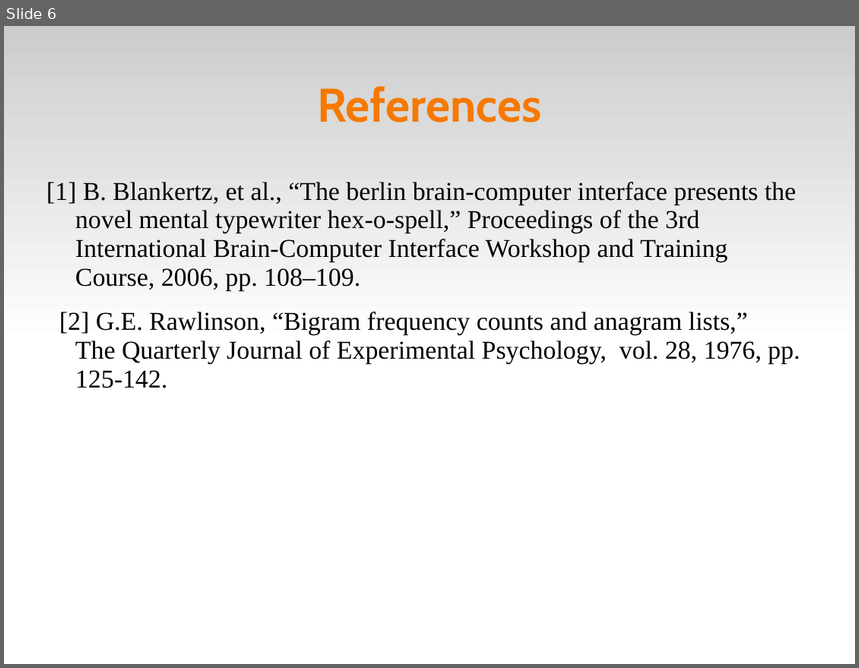
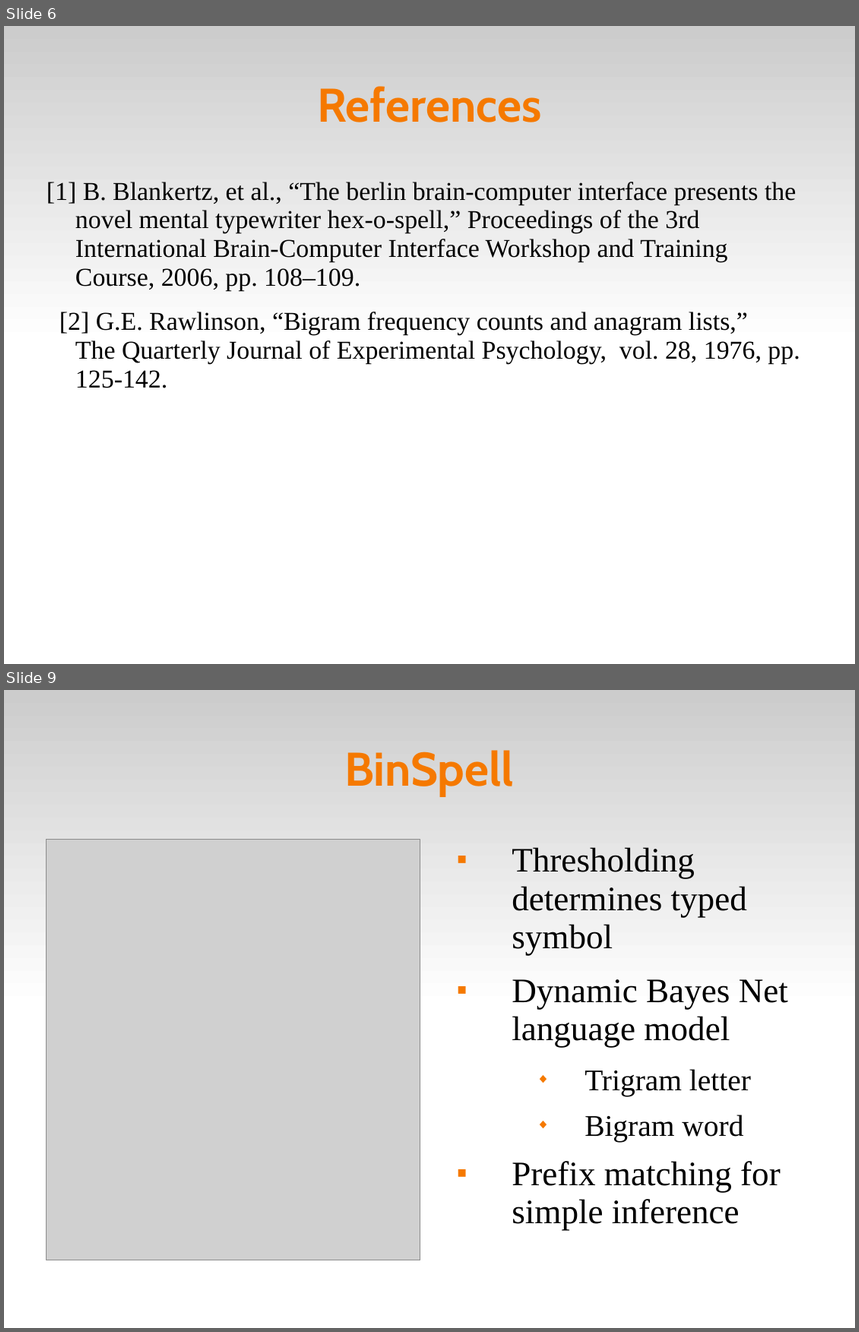
Before and after one commit to abdullah38rcc/BCI-Virtual-Keyboard, a slide deck: circlespell/docs/virtKey.ppt. Shown one above the other, each under a label of ours: slide 6 before the commit, slides 6 and 9 after it; the slides between them are not shown. The pictures are 859x668 and 859x1332 pixels, drawn with LibreOffice and Linux fonts; fonts in the diff are those of the drawing; grey boxes stand for pictures. Boxes give left, top, right and bottom in pixels: in the first picture for what was removed or moved away, otherwise in the second. Text is boxed around its words. In the diff, an @@ line names an element or a change of style, - is before the commit and + after.

```diff
--- a/circlespell/docs/virtKey.ppt
+++ b/circlespell/docs/virtKey.ppt
@@ slide 9 added at [4, 690, 855, 1328], background #FFFFFF; not listed: 1 template element that a slide beside it also shows @@
@@ title added at [344, 750, 514, 796], 44 pt, text #F57900, bold @@
+BinSpell
@@ picture added at [47, 839, 420, 1261] @@
@@ text added at [512, 847, 788, 1231], 32 pt, text #000000 @@
+■ Thresholding determines typed symbol
+■ Dynamic Bayes Net language model
+  ◆ Trigram letter
+  ◆ Bigram word
+■ Prefix matching for simple inference
```
Also in this commit, not shown: 1 slide changed, 2 other slides added, 1 other file.
